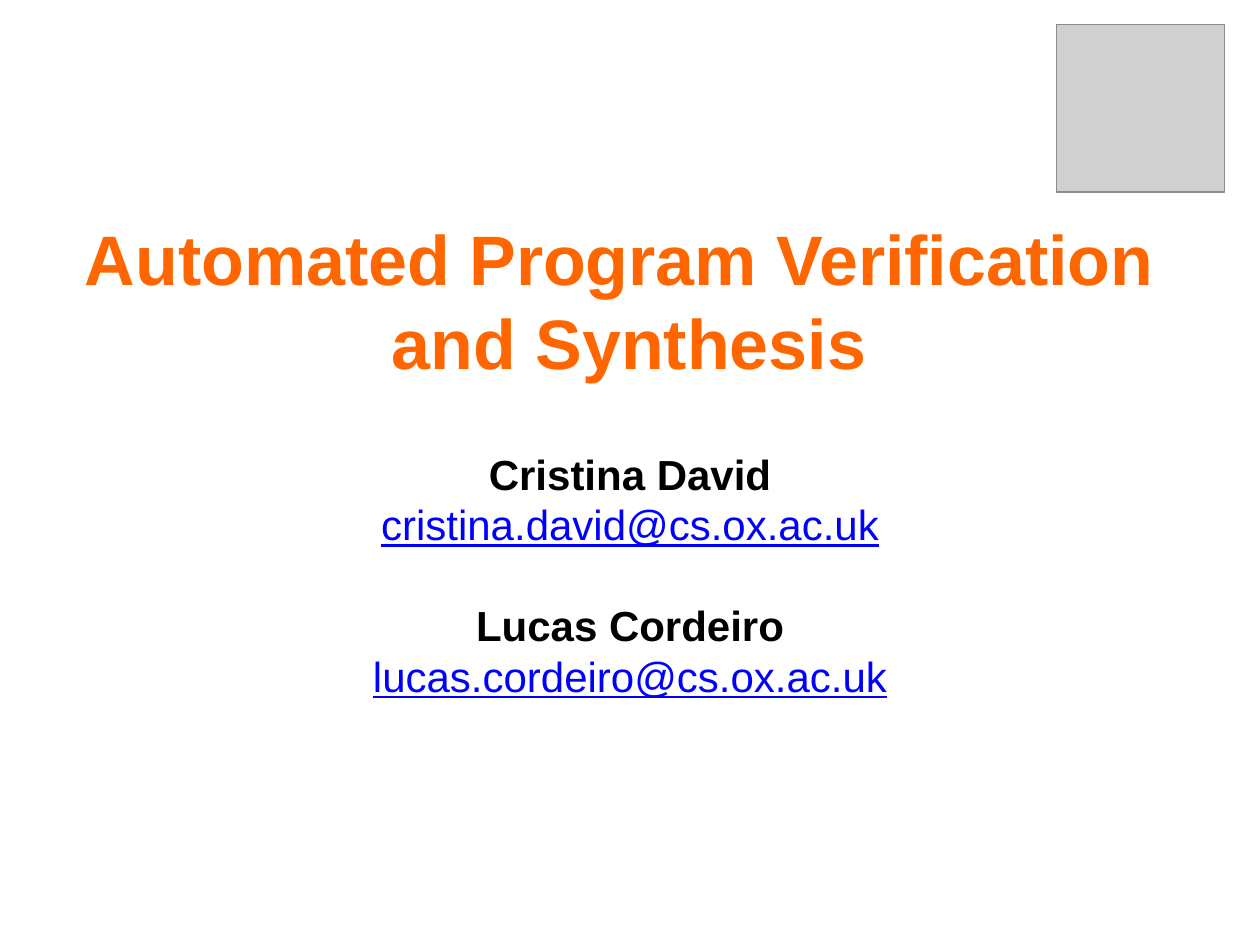
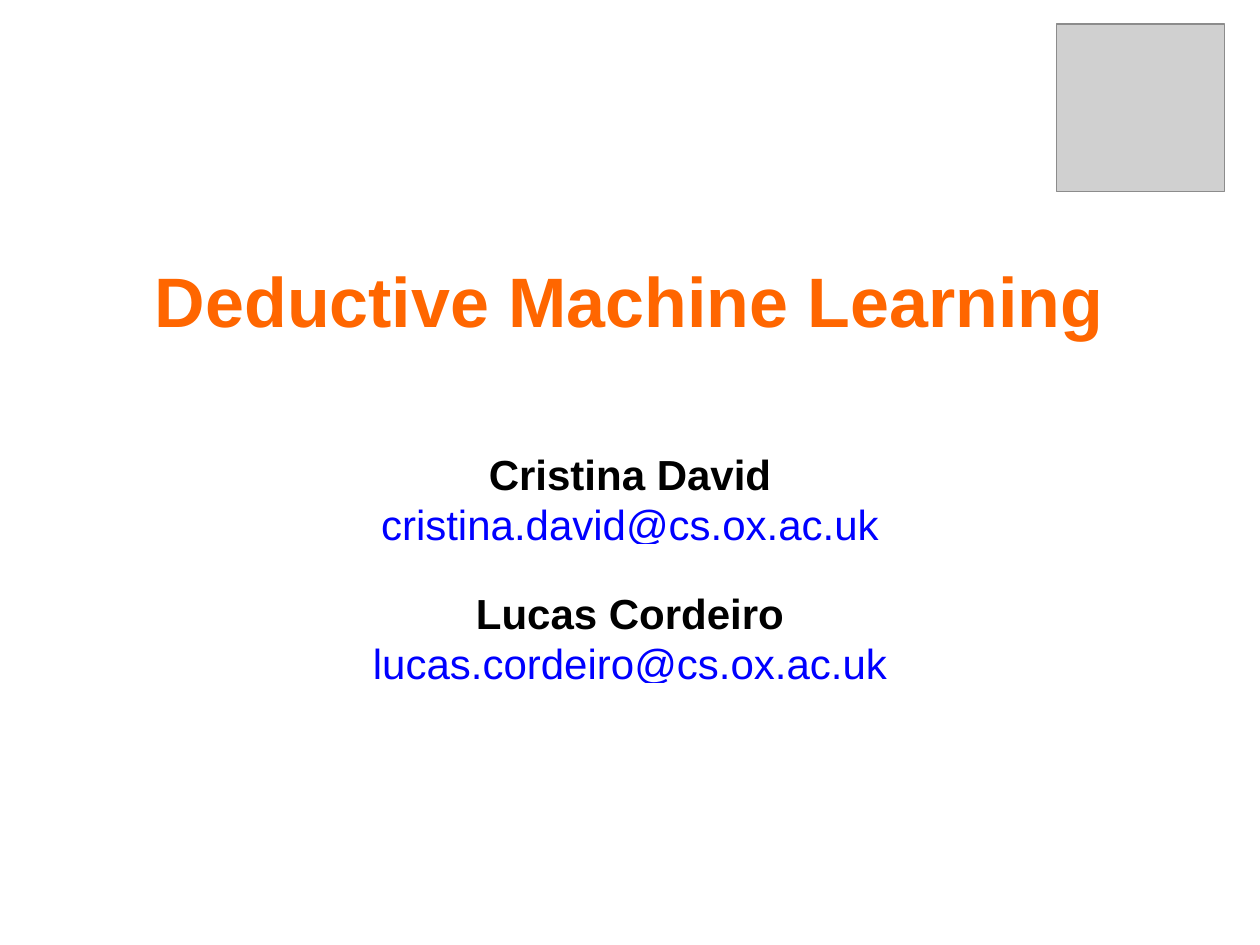
Before and after one commit to polgreen/control2, a slide deck: slide 1 of slides/project_taster_session.pptx. Drawn at 1260x945 pixels with LibreOffice and Linux fonts; fonts in the diff are those of the drawing; grey boxes stand for pictures. Boxes give left, top, right and bottom in pixels: in the first picture for what was removed or moved away, otherwise in the second. Text is boxed around its words. In the diff, an @@ line names an element or a change of style, - is before the commit and + after.

```diff
--- a/slides/project_taster_session.pptx
+++ b/slides/project_taster_session.pptx
@@ text at (155, 276, 1103, 341): text changed @@
-Automated Program Verification
-and Synthesis
+Deductive Machine Learning
@@ text "Cristina David" rewrapped from (373, 459, 887, 698) to (373, 459, 887, 683) @@
```
Also in this commit, not shown: 2 other slides changed, 2 slides added.
